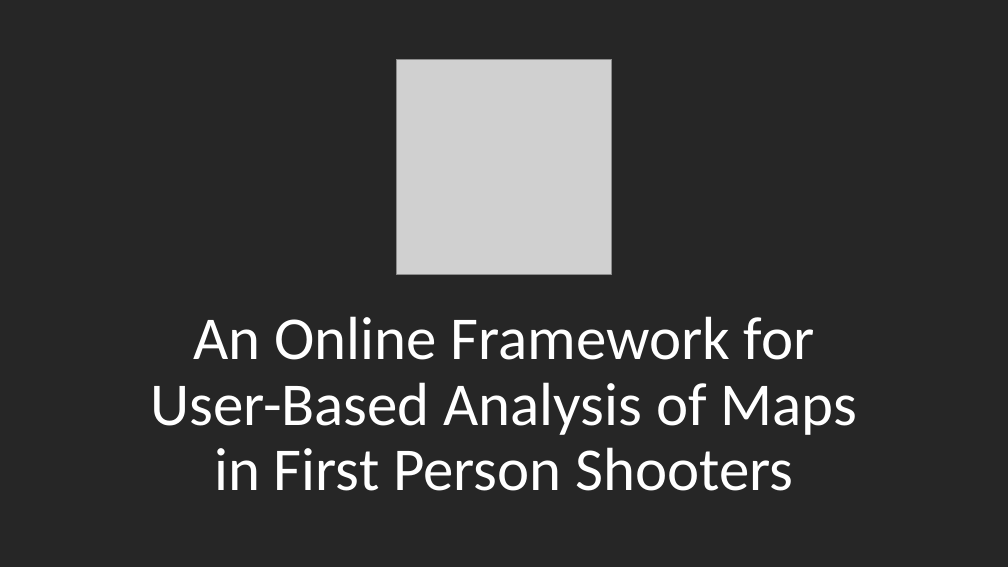
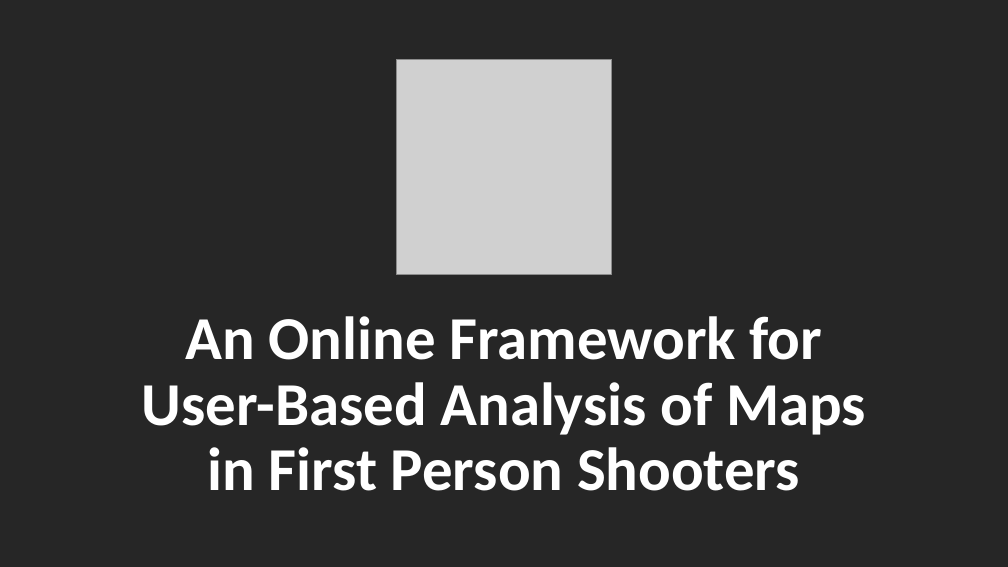
Before and after one commit to SimoDedo/ProjectArena, a slide deck: slide 1 of Presentation/An Online Framework for User-Based Analysis of Maps in First Person Shooters.pptx. Drawn at 1008x567 pixels with LibreOffice and Linux fonts; fonts in the diff are those of the drawing; grey boxes stand for pictures. Boxes give left, top, right and bottom in pixels: in the first picture for what was removed or moved away, otherwise in the second. Text is boxed around its words. In the diff, an @@ line names an element or a change of style, - is before the commit and + after.

```diff
--- a/Presentation/An Online Framework for User-Based Analysis of Maps in First Person Shooters.pptx
+++ b/Presentation/An Online Framework for User-Based Analysis of Maps in First Person Shooters.pptx
@@ title "An Online Framework for User-Based ..." at (x1=141, y1=316, x2=866, y2=491): bold on @@
```
Also in this commit, not shown: 4 other slides changed, 8 slides added, 15 other files.
